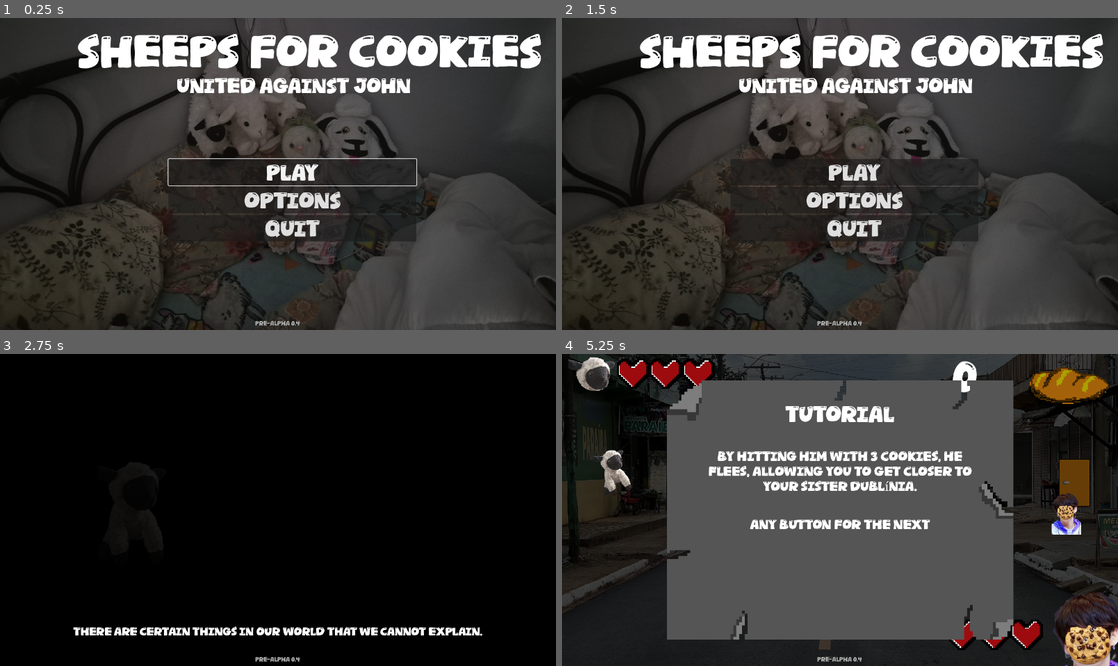
Above: before the commit, frames 1-4 (two rows, left to right).
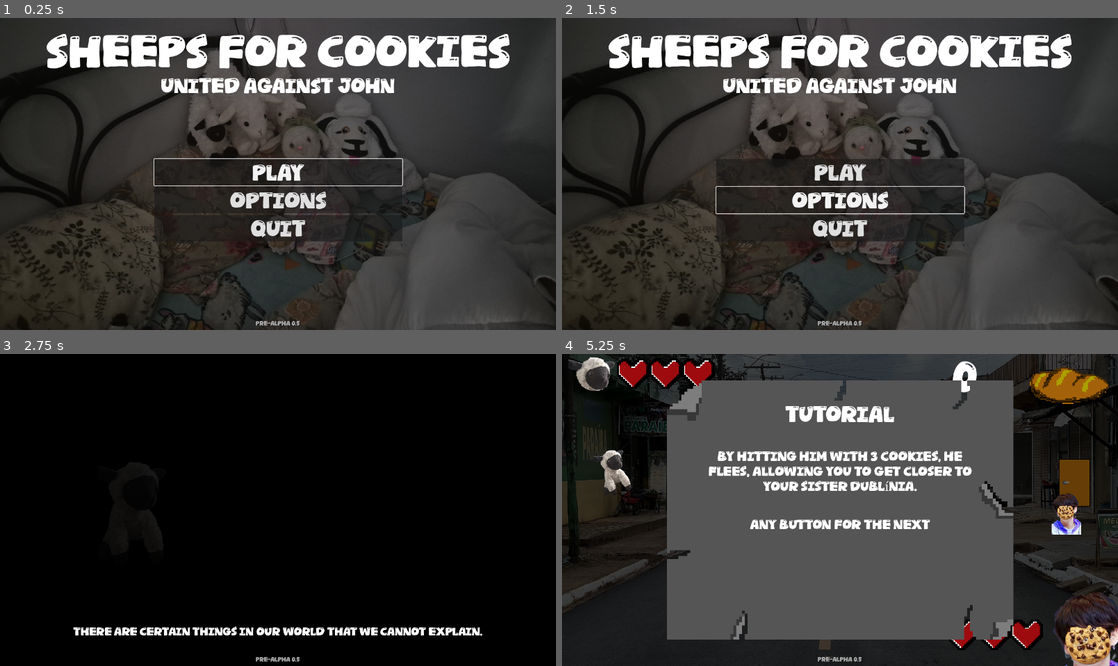
Above: after the commit, the same moments.

Repository: pedro13marcos/Cookies-for-Sheeps
Game: Godot game, scene res://nodes/menu.tscn
Two runs of this game, one before a commit and one after it. Both use one fixed random seed, a clock stepped at 60 frames per second and the inputs below.
Inputs:
- Up to frame 1 (0.25 s): no input
- Up to frame 2 (1.5 s): click "Options" at 0.5 s; click "Cancel" at 1.25 s
- Up to frame 3 (2.75 s): click "Play" at 2 s
- Up to frame 4 (5.25 s): tap Enter at 2.75, 2.85 s; hold Right (ui_right) 2.78-3.5 s; tap Keypad Enter at 3.05, 5.1 s; click "Menu" at 3.5 s; click "Play" at 4.25 s; tap Space at 5 s; hold Down (ui_down) from 5.03 s (still down)

The runs differ from the first frame. In frame 1, 7.5% of the frame differs, in the area x 8-98%, y 5-99%; in frame 2, 7.8%; in frame 3, less than 0.1%; in frame 4, less than 0.1%.

Commit message:
0.5 resolution options, fullscreen mode, and responsive UI scaling

Diff:
--- a/nodes/cutscene_inicial.tscn
+++ b/nodes/cutscene_inicial.tscn
@@ -668,10 +668,15 @@
 stream = SubResource("AudioStreamMP3_h85ah")
 
 [node name="meninas" type="TextureRect" parent="." unique_id=191860916]
-layout_mode = 0
-offset_right = 40.0
-offset_bottom = 40.0
+layout_mode = 1
+anchors_preset = 15
+anchor_right = 1.0
+anchor_bottom = 1.0
+grow_horizontal = 2
+grow_vertical = 2
 texture = ExtResource("10_e51ny")
+expand_mode = 1
+stretch_mode = 6
 
 [node name="dublinia" type="TextureRect" parent="." unique_id=1073666211]
 layout_mode = 0
--- a/nodes/cutscene_shakDub.tscn
+++ b/nodes/cutscene_shakDub.tscn
@@ -666,10 +666,15 @@
 stream = ExtResource("10_wbxuv")
 
 [node name="meninas" type="TextureRect" parent="." unique_id=191860916]
-layout_mode = 0
-offset_right = 40.0
-offset_bottom = 40.0
+layout_mode = 1
+anchors_preset = 15
+anchor_right = 1.0
+anchor_bottom = 1.0
+grow_horizontal = 2
+grow_vertical = 2
 texture = ExtResource("11_3miex")
+expand_mode = 1
+stretch_mode = 6
 
 [node name="dublinia" type="TextureRect" parent="." unique_id=1073666211]
 layout_mode = 0
--- a/nodes/hud.tscn
+++ b/nodes/hud.tscn
@@ -77,11 +77,18 @@
 
 [node name="healthBarJoao" type="TextureProgressBar" parent="HUD" unique_id=1617946981]
 texture_filter = 1
-layout_mode = 0
-offset_left = 942.0
-offset_top = 649.0
-offset_right = 1048.3569
-offset_bottom = 684.45233
+layout_mode = 1
+anchors_preset = 3
+anchor_left = 1.0
+anchor_top = 1.0
+anchor_right = 1.0
+anchor_bottom = 1.0
+offset_left = -424.0
+offset_top = -119.0
+offset_right = -317.6431
+offset_bottom = -83.54767
+grow_horizontal = 0
+grow_vertical = 0
 scale = Vector2(2.5, 2.5)
 max_value = 3.0
 value = 1.0
@@ -90,9 +97,11 @@
 
 [node name="lblTimer" type="Label" parent="HUD" unique_id=62684150]
 visible = false
-layout_mode = 0
-offset_right = 1360.0
+layout_mode = 1
+anchors_preset = 10
+anchor_right = 1.0
 offset_bottom = 111.0
+grow_horizontal = 2
 theme = SubResource("Theme_amv5f")
 theme_override_font_sizes/font_size = 86
 text = "Timer"
@@ -100,22 +109,30 @@
 vertical_alignment = 1
 
 [node name="lblPao" type="Label" parent="HUD" unique_id=1554184408]
-layout_mode = 0
-offset_left = 958.0
+layout_mode = 1
+anchors_preset = 1
+anchor_left = 1.0
+anchor_right = 1.0
+offset_left = -408.0
 offset_top = -3.0
-offset_right = 1122.0
+offset_right = -244.0
 offset_bottom = 122.0
+grow_horizontal = 0
 theme = ExtResource("5_yaef2")
 theme_override_font_sizes/font_size = 97
 text = "Pao"
 
 [node name="paoIcon" type="TextureRect" parent="HUD" unique_id=81667686]
 texture_filter = 1
-layout_mode = 0
-offset_left = 1146.0
+layout_mode = 1
+anchors_preset = 1
+anchor_left = 1.0
+anchor_right = 1.0
+offset_left = -220.0
 offset_top = -92.0
-offset_right = 1368.0
+offset_right = 2.0
 offset_bottom = 130.0
+grow_horizontal = 0
 texture = ExtResource("4_kmnqw")
 
 [node name="Shak" type="TextureRect" parent="HUD" unique_id=9912331]
@@ -129,21 +146,35 @@
 stretch_mode = 4
 
 [node name="Joao" type="TextureRect" parent="HUD" unique_id=366225554]
-layout_mode = 0
-offset_left = 1198.0
-offset_top = 587.0
-offset_right = 1522.0
-offset_bottom = 866.0
+layout_mode = 1
+anchors_preset = 3
+anchor_left = 1.0
+anchor_top = 1.0
+anchor_right = 1.0
+anchor_bottom = 1.0
+offset_left = -168.0
+offset_top = -181.0
+offset_right = 156.0
+offset_bottom = 98.0
+grow_horizontal = 0
+grow_vertical = 0
 texture = ExtResource("7_f5io7")
 expand_mode = 1
 stretch_mode = 4
 
 [node name="x" type="TextureRect" parent="HUD" unique_id=36401485]
-layout_mode = 0
-offset_left = 1171.0
-offset_top = 576.0
-offset_right = 1383.0
-offset_bottom = 792.0
+layout_mode = 1
+anchors_preset = 3
+anchor_left = 1.0
+anchor_top = 1.0
+anchor_right = 1.0
+anchor_bottom = 1.0
+offset_left = -195.0
+offset_top = -192.0
+offset_right = 17.0
+offset_bottom = 24.0
+grow_horizontal = 0
+grow_vertical = 0
 texture = ExtResource("8_f5io7")
 expand_mode = 1
 stretch_mode = 4
--- a/nodes/level1.tscn
+++ b/nodes/level1.tscn
@@ -20,6 +20,7 @@
 offset_right = 1366.0
 offset_bottom = 768.0
 texture = ExtResource("2_bhdbp")
+expand_mode = 1
 
 [node name="HUD" parent="." unique_id=1921457339 instance=ExtResource("2_5xiak")]
 
--- a/nodes/level2.tscn
+++ b/nodes/level2.tscn
@@ -16,6 +16,7 @@
 offset_right = 1366.0
 offset_bottom = 768.0
 texture = ExtResource("2_xpqve")
+expand_mode = 1
 
 [node name="HUD" parent="." unique_id=975670955 instance=ExtResource("3_wx2e8")]
 
--- a/nodes/level3.tscn
+++ b/nodes/level3.tscn
@@ -16,6 +16,7 @@
 offset_right = 1366.0
 offset_bottom = 768.0
 texture = ExtResource("2_jg0br")
+expand_mode = 1
 
 [node name="HUD" parent="." unique_id=298593977 instance=ExtResource("3_r0muv")]
 
--- a/nodes/level4.tscn
+++ b/nodes/level4.tscn
@@ -16,6 +16,7 @@
 offset_right = 1366.0
 offset_bottom = 768.0
 texture = ExtResource("2_da370")
+expand_mode = 1
 
 [node name="HUD" parent="." unique_id=145821643 instance=ExtResource("3_i1vkm")]
 
--- a/nodes/menu.tscn
+++ b/nodes/menu.tscn
@@ -24,36 +24,51 @@
 grow_vertical = 2
 texture = ExtResource("2_v4lp8")
 expand_mode = 1
-stretch_mode = 4
+stretch_mode = 6
 
 [node name="Titulo" type="Label" parent="." unique_id=258172776]
-layout_mode = 0
-offset_left = 190.0
+layout_mode = 1
+anchors_preset = 5
+anchor_left = 0.5
+anchor_right = 0.5
+offset_left = -495.0
 offset_top = 23.0
-offset_right = 1180.0
+offset_right = 495.0
 offset_bottom = 137.0
+grow_horizontal = 2
 theme = ExtResource("3_n0hwq")
 theme_override_font_sizes/font_size = 101
 text = "title"
 horizontal_alignment = 1
 
 [node name="Subtitulo" type="Label" parent="." unique_id=1998593412]
-layout_mode = 0
-offset_left = -13.0
+layout_mode = 1
+anchors_preset = 5
+anchor_left = 0.5
+anchor_right = 0.5
+offset_left = -683.0
 offset_top = 139.0
-offset_right = 1456.0
+offset_right = 683.0
 offset_bottom = 274.0
+grow_horizontal = 2
 theme = ExtResource("3_n0hwq")
 theme_override_font_sizes/font_size = 46
 text = "text_subtitle"
 horizontal_alignment = 1
 
 [node name="MenuContainer" type="VBoxContainer" parent="." unique_id=889889958]
-layout_mode = 0
-offset_left = 414.0
-offset_top = 219.0
-offset_right = 1023.0
-offset_bottom = 678.0
+layout_mode = 1
+anchors_preset = 8
+anchor_left = 0.5
+anchor_top = 0.5
+anchor_right = 0.5
+anchor_bottom = 0.5
+offset_left = -304.5
+offset_top = -165.0
+offset_right = 304.5
+offset_bottom = 294.0
+grow_horizontal = 2
+grow_vertical = 2
 alignment = 1
 
 [node name="Continuar" type="Button" parent="MenuContainer" unique_id=1522342344]
@@ -96,9 +111,9 @@
 anchor_right = 0.5
 anchor_bottom = 0.5
 offset_left = -485.5
-offset_top = -167.5
+offset_top = -150.0
 offset_right = 485.5
-offset_bottom = 167.5
+offset_bottom = 350.0
 grow_horizontal = 2
 grow_vertical = 2
 alignment = 1
@@ -139,6 +154,42 @@
 popup/item_3/text = "Nintendo"
 popup/item_3/id = 2
 
+[node name="Resolution" type="Label" parent="Options Menu/optionsContainer" unique_id=1811223344]
+layout_mode = 2
+theme = ExtResource("3_n0hwq")
+text = "text_resolution"
+horizontal_alignment = 1
+
+[node name="MenuResolution" type="OptionButton" parent="Options Menu/optionsContainer" unique_id=1811223345]
+layout_mode = 2
+alignment = 1
+item_count = 5
+popup/item_0/text = "1280 x 720"
+popup/item_0/id = 0
+popup/item_1/text = "1366 x 768"
+popup/item_1/id = 1
+popup/item_2/text = "1600 x 900"
+popup/item_2/id = 2
+popup/item_3/text = "1920 x 1080"
+popup/item_3/id = 3
+popup/item_4/text = "2560 x 1440"
+popup/item_4/id = 4
+
+[node name="ScreenMode" type="Label" parent="Options Menu/optionsContainer" unique_id=1811223346]
+layout_mode = 2
+theme = ExtResource("3_n0hwq")
+text = "text_screen_mode"
+horizontal_alignment = 1
+
+[node name="MenuFullscreen" type="OptionButton" parent="Options Menu/optionsContainer" unique_id=1811223347]
+layout_mode = 2
+alignment = 1
+item_count = 2
+popup/item_0/text = "text_windowed"
+popup/item_0/id = 0
+popup/item_1/text = "text_fullscreen"
+popup/item_1/id = 1
+
 [node name="HBoxContainer" type="HBoxContainer" parent="Options Menu/optionsContainer" unique_id=705903463]
 layout_mode = 2
 alignment = 1
@@ -150,6 +201,7 @@
 
 [node name="Button" type="Button" parent="Options Menu/optionsContainer/HBoxContainer" unique_id=93261613]
 layout_mode = 2
+theme = ExtResource("3_n0hwq")
 text = "text_saveConf"
 
 [connection signal="button_up" from="MenuContainer/Continuar" to="." method="_on_continuar_button_up"]
@@ -157,4 +209,7 @@
 [connection signal="button_up" from="MenuContainer/Options" to="." method="_on_options_button_up"]
 [connection signal="button_up" from="MenuContainer/Sair" to="." method="_on_sair_button_up"]
 [connection signal="item_selected" from="Options Menu/optionsContainer/MenuButton" to="." method="_on_menu_button_item_selected"]
+[connection signal="item_selected" from="Options Menu/optionsContainer/MenuResolution" to="." method="_on_menu_resolution_item_selected"]
+[connection signal="item_selected" from="Options Menu/optionsContainer/MenuFullscreen" to="." method="_on_menu_fullscreen_item_selected"]
 [connection signal="button_up" from="Options Menu/optionsContainer/HBoxContainer/Voltar" to="." method="_on_voltar_button_up"]
+[connection signal="button_up" from="Options Menu/optionsContainer/HBoxContainer/Button" to="." method="_on_salvar_button_up"]
--- a/project.godot
+++ b/project.godot
@@ -15,7 +15,7 @@
 [application]
 
 config/name="sheep"
-config/version="0.4"
+config/version="0.5"
 run/main_scene="uid://yqdhukkdvfrf"
 config/features=PackedStringArray("4.7", "Forward Plus")
 config/icon="uid://dvwo4dyl55aio"
@@ -28,7 +28,9 @@
 
 window/size/viewport_width=1366
 window/size/viewport_height=768
-window/stretch/mode="viewport"
+window/size/borderless=true
+window/stretch/mode="canvas_items"
+window/stretch/aspect="ignore"
 
 [gui]
 
--- a/scripts/global.gd
+++ b/scripts/global.gd
@@ -11,6 +11,16 @@
 var language = TranslationServer.get_locale();
 var layout = "Auto";
 var controlType = "KBM";
+const BASE_SIZE := Vector2(1366.0, 768.0);
+const RESOLUTIONS: Array[Vector2i] = [
+	Vector2i(1280, 720),
+	Vector2i(1366, 768),
+	Vector2i(1600, 900),
+	Vector2i(1920, 1080),
+	Vector2i(2560, 1440)
+];
+var resolution_index: int = 1;
+var fullscreen: bool = false;
 
 
 #Caminho do save - Agora salvando no res ao inves do user pra teste
@@ -18,23 +28,31 @@
 const SAVE_PATH = "res://saveGame.json";
 
 # Versao do jogo
-const GAME_VERSION: String = "0.4";
+const GAME_VERSION: String = "0.5";
 
 #Vidas agora vão ser salvas aqui pra facilitar criar saves
 var vidas = 3;
 var currentLevel = "res://nodes/level1.tscn"
 
 func _ready() -> void:
+	process_mode = Node.PROCESS_MODE_ALWAYS;
 	vidas = 3;
+	_register_display_translations();
 	load_config();
+	apply_display_settings();
 	_create_watermark();
+	get_tree().root.size_changed.connect(_on_viewport_size_changed);
+	get_tree().node_added.connect(_on_node_added);
+	call_deferred("_adapt_active_scene");
 
 #func de salvar config
 func save_config():
 	#cria o dicionário
 	var data = {
-		"lang":language,
-		"layout": layout
+		"lang": language,
+		"layout": layout,
+		"resolution_index": resolution_index,
+		"fullscreen": fullscreen
 	}
 
 	#Abre o arquivo
@@ -61,14 +79,107 @@
 
 	#Converte o texto de volta pra dicionário em array
 	var data = JSON.parse_string(json_string);
+	if typeof(data) != TYPE_DICTIONARY:
+		return;
 
 	#Atualiza as variáveis do jogo com os dados carregados
 	#Boa prática usar get caso tenha algum erro ao implementar
-	language = data.get("lang");
-	layout = data.get("layout");
+	language = data.get("lang", language);
+	layout = data.get("layout", layout);
+	resolution_index = clampi(int(data.get("resolution_index", 1)), 0, RESOLUTIONS.size() - 1);
+	fullscreen = bool(data.get("fullscreen", false));
 
 	#Confirma o carregamento
 	print("Config loaded!")
+
+func apply_display_settings() -> void:
+	var win: Window = get_window();
+	if fullscreen:
+		if win:
+			win.mode = Window.MODE_FULLSCREEN;
+		DisplayServer.window_set_mode(DisplayServer.WINDOW_MODE_FULLSCREEN);
+	else:
+		if win:
+			win.mode = Window.MODE_WINDOWED;
+		DisplayServer.window_set_mode(DisplayServer.WINDOW_MODE_WINDOWED);
+		var target_size: Vector2i = RESOLUTIONS[clampi(resolution_index, 0, RESOLUTIONS.size() - 1)];
+		if win:
+			win.size = target_size;
+		DisplayServer.window_set_size(target_size);
+		var screen_id: int = DisplayServer.window_get_current_screen();
+		var screen_pos: Vector2i = DisplayServer.screen_get_position(screen_id);
+		var screen_size: Vector2i = DisplayServer.screen_get_size(screen_id);
+		var centered_pos: Vector2i = screen_pos + (screen_size - target_size) / 2;
+		centered_pos.x = maxi(screen_pos.x, centered_pos.x);
+		centered_pos.y = maxi(screen_pos.y, centered_pos.y);
+		if win:
+			win.position = centered_pos;
+		DisplayServer.window_set_position(centered_pos);
+	call_deferred("_adapt_active_scene");
+
+func _on_node_added(node: Node) -> void:
+	if node == get_tree().current_scene:
+		node.ready.connect(_adapt_active_scene, CONNECT_ONE_SHOT);
+
+func _on_viewport_size_changed() -> void:
+	_adapt_active_scene();
+
+func _adapt_active_scene() -> void:
+	var scene: Node = get_tree().current_scene;
+	if not scene:
+		return;
+	var vp_size: Vector2 = get_viewport().get_visible_rect().size;
+	if vp_size.x <= 0 or vp_size.y <= 0:
+		return;
+	var scale_factor := Vector2(vp_size.x / BASE_SIZE.x, vp_size.y / BASE_SIZE.y);
+	if scene.has_node("background"):
+		var bg := scene.get_node("background") as TextureRect;
+		if bg:
+			bg.expand_mode = TextureRect.EXPAND_IGNORE_SIZE;
+			bg.stretch_mode = TextureRect.STRETCH_SCALE;
+			bg.position = Vector2.ZERO;
+			bg.size = vp_size;
+	if scene.has_node("porta"):
+		var porta := scene.get_node("porta") as Node2D;
+		if porta:
+			if not porta.has_meta("base_pos"):
+				porta.set_meta("base_pos", porta.position);
+			var base_pos: Vector2 = porta.get_meta("base_pos");
+			porta.position = base_pos * scale_factor;
+
+func _register_display_translations() -> void:
+	var entries := {
+		"pt": {
+			"text_resolution": "Resolução",
+			"text_screen_mode": "Modo de Tela",
+			"text_windowed": "Janela",
+			"text_fullscreen": "Tela Cheia"
+		},
+		"pt_BR": {
+			"text_resolution": "Resolução",
+			"text_screen_mode": "Modo de Tela",
+			"text_windowed": "Janela",
+			"text_fullscreen": "Tela Cheia"
+		},
+		"en": {
+			"text_resolution": "Resolution",
+			"text_screen_mode": "Screen Mode",
+			"text_windowed": "Windowed",
+			"text_fullscreen": "Fullscreen"
+		},
+		"es": {
+			"text_resolution": "Resolución",
+			"text_screen_mode": "Modo de Pantalla",
+			"text_windowed": "Ventana",
+			"text_fullscreen": "Pantalla Completa"
+		}
+	};
+	for loc in entries:
+		var tr_obj := Translation.new();
+		tr_obj.locale = loc;
+		for key in entries[loc]:
+			tr_obj.add_message(key, entries[loc][key]);
+		TranslationServer.add_translation(tr_obj);
 
 
 #função de salvar o jogo em arquivo
@@ -124,7 +235,14 @@
 
 #Checar o tipo do controle
 func _input(event: InputEvent) -> void:
-	if event is InputEventKey or event is InputEventMouse:
+	if event is InputEventKey:
+		controlType = "KBM";
+		if event.pressed and not event.echo:
+			if event.keycode == KEY_F11 or (event.alt_pressed and (event.keycode == KEY_ENTER or event.keycode == KEY_KP_ENTER)):
+				fullscreen = not fullscreen;
+				apply_display_settings();
+				save_config();
+	elif event is InputEventMouse:
 		controlType = "KBM";
 	elif event is InputEventJoypadButton:
 		#Pega o id da fabricante. Não achei tabela de conversão então tive que fazer no teste aqui
--- a/scripts/menu.gd
+++ b/scripts/menu.gd
@@ -3,6 +3,8 @@
 #variaveis de confirmação
 var oldLang = "null";
 var oldLayout = "null"
+var oldResIndex: int = 1
+var oldFullscreen: bool = false
 
 
 #inicio
@@ -33,8 +35,10 @@
 #Abre para mostrar o idioma quando abre o menu e o layout de controle
 func _on_options_button_up() -> void:
 	#variaveis de confirmação
-	var oldLang = Translation;
-	var oldLayout = Global.layout;
+	oldLang = TranslationServer.get_locale();
+	oldLayout = Global.layout;
+	oldResIndex = Global.resolution_index;
+	oldFullscreen = Global.fullscreen;
 
 	$MenuContainer.hide();
 	$"Options Menu".show();
@@ -44,17 +48,37 @@
 		$"Options Menu/optionsContainer/MenuButton".selected = 1;
 	else: $"Options Menu/optionsContainer/MenuButton".selected = 2;
 
+	$"Options Menu/optionsContainer/MenuResolution".selected = clampi(Global.resolution_index, 0, Global.RESOLUTIONS.size() - 1);
+	$"Options Menu/optionsContainer/MenuFullscreen".selected = 1 if Global.fullscreen else 0;
+	$"Options Menu/optionsContainer/MenuButton".grab_focus();
 
-#Botao de voltar
+
+#Botao de voltar (Cancelar)
 func _on_voltar_button_up() -> void:
+	#Restaurando as configurações anteriores caso cancele
+	TranslationServer.set_locale(oldLang);
+	Global.language = oldLang;
+	Global.layout = oldLayout;
+	Global.resolution_index = oldResIndex;
+	Global.fullscreen = oldFullscreen;
+	Global.apply_display_settings();
+	#Voltando para a tela anterior
+	$"Options Menu".hide();
+	$MenuContainer.show();
+	$MenuContainer/Options.grab_focus();
+
+#Botao de salvar
+func _on_salvar_button_up() -> void:
 	#Salvando as variaveis no Global para save
 	Global.language = TranslationServer.get_locale();
 	Global.layout = "auto";
+	Global.apply_display_settings();
 	#Salvando as configurações em arquivo
 	Global.save_config();
 	#Voltando para a tela anterior
 	$"Options Menu".hide();
 	$MenuContainer.show();
+	$MenuContainer/Options.grab_focus();
 
 #Muda o idioma pelo menu
 func _on_menu_button_item_selected(index: int) -> void:
@@ -66,3 +90,14 @@
 		2:
 			TranslationServer.set_locale("en");
 	pass;
+
+func _on_menu_resolution_item_selected(index: int) -> void:
+	Global.resolution_index = clampi(index, 0, Global.RESOLUTIONS.size() - 1);
+	if Global.fullscreen:
+		Global.fullscreen = false;
+		$"Options Menu/optionsContainer/MenuFullscreen".selected = 0;
+	Global.apply_display_settings();
+
+func _on_menu_fullscreen_item_selected(index: int) -> void:
+	Global.fullscreen = (index == 1);
+	Global.apply_display_settings();
--- a/text/translation.csv
+++ b/text/translation.csv
@@ -31,3 +31,7 @@
 cutscene_8_2,"E foi então que João veio atrás de mim, mas quando não me encontrou, ele acabou levando a minha irmãzinha …(346 unchanged characters)…
 dub_scared,"Shakira, socorro, eu tô com medo!","Shakira, help! I'm scared!","¡Shakira, auxilio, tengo miedo!"
 dub_hit,"Bate nele, Shakira!","Hit him, Shakira!","¡Pégale, Shakira!"
+text_resolution,Resolução,Resolution,Resolución
+text_screen_mode,Modo de Tela,Screen Mode,Modo de Pantalla
+text_windowed,Janela,Windowed,Ventana
+text_fullscreen,Tela Cheia,Fullscreen,Pantalla Completa
Not shown, added: sound/cutscene/en/Recording (2).mp3.import
Not shown, added: sound/cutscene/en/Recording (3).mp3.import
Not shown, added: sound/cutscene/en/Recording (4).mp3.import
Not shown, added: sound/cutscene/en/Recording (5).mp3.import
Not shown, added: sound/cutscene/en/Recording (6).mp3.import
Not shown, added: sound/cutscene/en/Recording (7).mp3.import
Not shown, added: sound/cutscene/en/Recording (8).mp3.import
Not shown, added: sound/cutscene/en/Recording.mp3.import
Not shown, added: sound/cutscene/es/Recording (2).mp3.import
Not shown, added: sound/cutscene/es/Recording (3).mp3.import
Not shown, added: sound/cutscene/es/Recording (4).mp3.import
Not shown, added: sound/cutscene/es/Recording (5).mp3.import
(and 11 more such lines)
